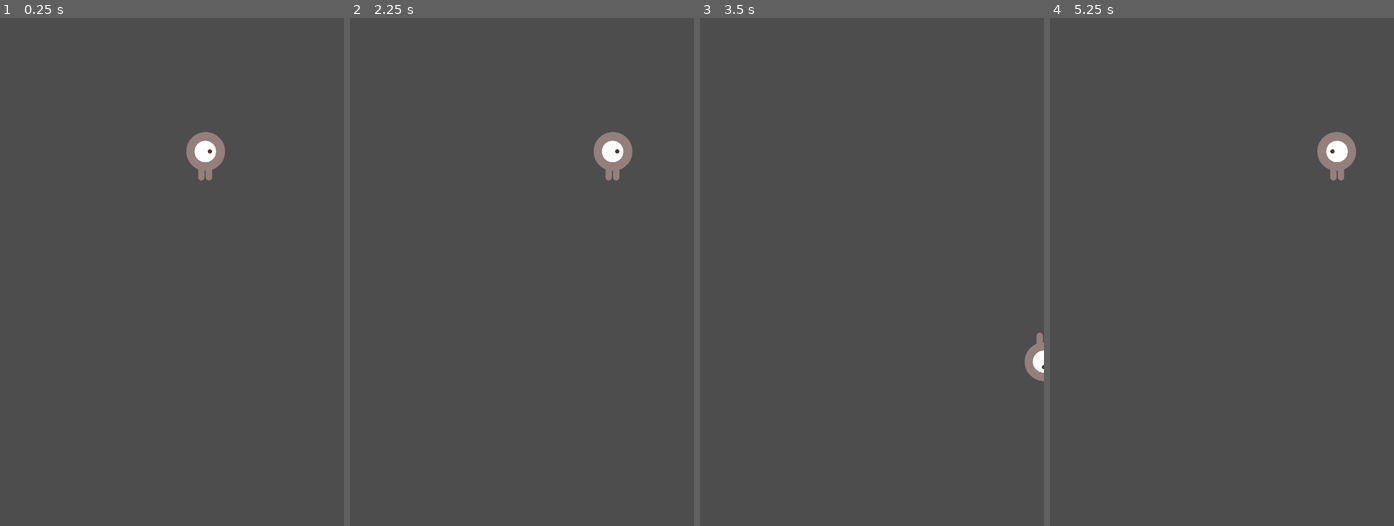
Above: before the commit, frames 1-4 (left to right).
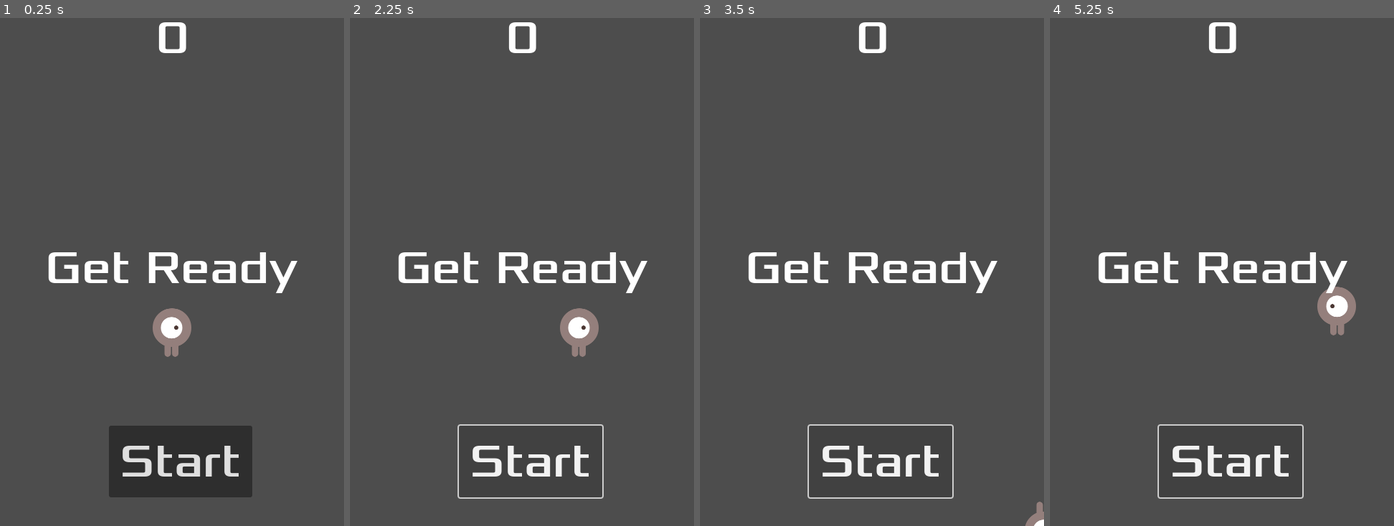
Above: after the commit, the same moments.

Repository: Fireteen69/1st-game
Game: Godot game, scene res://main.tscn
The game is run twice, just before and just after one commit, with the same random seed, the same clock (stepped at 60 frames per second) and the same inputs. Before the commit the project starts from res://player.tscn.
Inputs (mouse positions are in pixels of both pictures, inside the frame that each line leads up to):
- Up to frame 1 (0.25 s): no input
- Up to frame 2 (2.25 s): click (528, 459) at 0.5 s, where only the run after the commit has a clickable "Start"; click (528, 459) at 1.25 s, where only the run after the commit has a clickable "Start"; tap Enter at 2 s; hold Right (move_right) from 2.03 s (still down)
- Up to frame 3 (3.5 s): release Right (move_right) at 2.78 s; hold Down (move_down) from 2.78 s (still down)
- Up to frame 4 (5.25 s): release Down (move_down) at 3.53 s; hold Right (move_right) 3.53-4.28 s; tap Space at 4.25 s; hold Up (move_up) 4.28-5.03 s; hold Left (move_left) from 5.03 s (still down)

The runs differ from the first frame. In frame 1, 9.5% of the frame differs, in the area x 13-87%, y 0-95%; in frame 2, 4.8%; in frame 3, 3.8%; in frame 4, 4.8%.
Error after the commit: Invalid assignment of property or key 'progress_ratio' with value of type 'float' on a base object of type 'null instance'. (res://main.gd:36)

Commit message:
after 2 second timer it just stop

Diff:
--- /dev/null
+++ b/1st game/HUD.gd
@@ -0,0 +1,33 @@
+extends CanvasLayer
+signal start_game
+func show_message(text):
+	$Message.text = text
+	$Message.show()
+	$MessageTimer.start()
+func show_game_over():
+	show_message("Game Over")
+	# Wait until the MessageTimer has counted down.
+	await $MessageTimer.timeout
+
+	$Message.text = "Dodge the Creeps!"
+	$Message.show()
+	# Make a one-shot timer and wait for it to finish.
+	await get_tree().create_timer(1.0).timeout
+	$StartButton.show()
+func update_score(score):
+	$ScoreLabel.text = str(score)
+func _on_start_button_pressed():
+	$StartButton.hide()
+	start_game.emit()
+func _on_message_timer_timeout():
+	$Message.hide()
+
+
+# Called when the node enters the scene tree for the first time.
+func _ready():
+	pass # Replace with function body.
+
+
+# Called every frame. 'delta' is the elapsed time since the previous frame.
+func _process(delta):
+	pass
--- /dev/null
+++ b/1st game/hud.tscn
@@ -0,0 +1,60 @@
+[gd_scene load_steps=3 format=3 uid="uid://cpvp4e2mfnjjh"]
+
+[ext_resource type="Script" path="res://HUD.gd" id="1_x0nup"]
+[ext_resource type="FontFile" uid="uid://b1khhxx7lk02d" path="res://fonts/Xolonium-Regular.ttf" id="2_aveux"]
+
+[node name="HUD" type="CanvasLayer"]
+script = ExtResource("1_x0nup")
+
+[node name="ScoreLabel" type="Label" parent="."]
+anchors_preset = 5
+anchor_left = 0.5
+anchor_right = 0.5
+offset_left = -22.5
+offset_right = 22.5
+offset_bottom = 78.0
+grow_horizontal = 2
+theme_override_fonts/font = ExtResource("2_aveux")
+theme_override_font_sizes/font_size = 64
+text = "0"
+horizontal_alignment = 1
+vertical_alignment = 1
+
+[node name="Message" type="Label" parent="."]
+anchors_preset = 8
+anchor_left = 0.5
+anchor_top = 0.5
+anchor_right = 0.5
+anchor_bottom = 0.5
+offset_left = -240.0
+offset_top = -120.0
+offset_right = 240.0
+offset_bottom = 120.0
+grow_horizontal = 2
+grow_vertical = 2
+theme_override_fonts/font = ExtResource("2_aveux")
+theme_override_font_sizes/font_size = 64
+text = "Dodge The Creeps"
+horizontal_alignment = 1
+vertical_alignment = 1
+autowrap_mode = 2
+
+[node name="StartButton" type="Button" parent="."]
+anchors_preset = 7
+anchor_left = 0.5
+anchor_top = 1.0
+anchor_right = 0.5
+anchor_bottom = 1.0
+offset_left = -88.5
+offset_top = -140.0
+offset_right = 111.5
+offset_bottom = -40.0
+grow_horizontal = 2
+grow_vertical = 0
+theme_override_fonts/font = ExtResource("2_aveux")
+theme_override_font_sizes/font_size = 64
+text = "Start"
+
+[node name="MessageTimer" type="Timer" parent="."]
+wait_time = 2.0
+one_shot = true
--- a/1st game/main.gd
+++ b/1st game/main.gd
@@ -1,11 +1,64 @@
 extends Node
-
+@export var mob_scene: PackedScene
+var score
 
 # Called when the node enters the scene tree for the first time.
 func _ready():
-	pass # Replace with function body.
+	new_game()
+	$HUD.update_score(score)
+	$HUD.show_message("Get Ready")
 
 
 # Called every frame. 'delta' is the elapsed time since the previous frame.
 func _process(delta):
 	pass
+
+
+func _on_player_hit():
+	pass # Replace with function body.
+
+
+func game_over():
+	$ScoreTimer.stop()
+	$MobTimer.stop()
+	$HUD.show_game_over()
+func new_game():
+	score = 0
+	$Player.start($StartPosition.position)
+	$StartTimer.start()
+
+func _on_mob_timer_timeout():
+	# Create a new instance of the Mob scene.
+	var mob = mob_scene.instantiate()
+
+		# Choose a random location on Path2D.
+	var mob_spawn_location = $MobPath/MobSpawnLocation
+	mob_spawn_location.progress_ratio = randf()
+
+	# Set the mob's direction perpendicular to the path direction.
+	var direction = mob_spawn_location.rotation + PI / 2
+
+	# Set the mob's position to a random location.
+	mob.position = mob_spawn_location.position
+
+	# Add some randomness to the direction.
+	direction += randf_range(-PI / 4, PI / 4)
+	mob.rotation = direction
+
+	# Choose the velocity for the mob.
+	var velocity = Vector2(randf_range(150.0, 250.0), 0.0)
+	mob.linear_velocity = velocity.rotated(direction)
+
+	# Spawn the mob by adding it to the Main scene.
+	add_child(mob)
+
+
+func _on_score_timer_timeout():
+	$HUD.update_score(score)
+
+func _on_start_timer_timeout():
+	$MobTimer.start()
+	$ScoreTimer.start()
+
+func _on_hud_start_game():
+	pass # Replace with function body.
--- a/1st game/main.tscn
+++ b/1st game/main.tscn
@@ -1,8 +1,19 @@
-[gd_scene load_steps=2 format=3 uid="uid://bb5p68ricjojt"]
+[gd_scene load_steps=6 format=3 uid="uid://bb5p68ricjojt"]
 
 [ext_resource type="PackedScene" uid="uid://dx0dikfrq3rqs" path="res://player.tscn" id="1_ifqf8"]
+[ext_resource type="Script" path="res://main.gd" id="1_n47em"]
+[ext_resource type="PackedScene" uid="uid://b2t4c0q4n5lsg" path="res://mob.tscn" id="2_ow2wt"]
+[ext_resource type="PackedScene" uid="uid://cpvp4e2mfnjjh" path="res://hud.tscn" id="4_njt4g"]
+
+[sub_resource type="Curve2D" id="Curve2D_32684"]
+_data = {
+"points": PackedVector2Array(0, 0, 0, 0, -242, -453, 0, 0, 0, 0, 237, -448, 0, 0, 0, 0, 235, 268, 0, 0, 0, 0, -239, 266, 0, 0, 0, 0, -242, -453)
+}
+point_count = 5
 
 [node name="Main" type="Node"]
+script = ExtResource("1_n47em")
+mob_scene = ExtResource("2_ow2wt")
 
 [node name="Player" parent="." instance=ExtResource("1_ifqf8")]
 
@@ -16,3 +27,18 @@
 
 [node name="StartPosition" type="Marker2D" parent="."]
 position = Vector2(240, 450)
+
+[node name="MobPath" type="Path2D" parent="StartPosition"]
+curve = SubResource("Curve2D_32684")
+
+[node name="MobSpawnLocation" type="PathFollow2D" parent="StartPosition/MobPath"]
+position = Vector2(-242, -453)
+rotation = 0.010438
+
+[node name="HUD" parent="." instance=ExtResource("4_njt4g")]
+
+[connection signal="hit" from="Player" to="." method="game_over"]
+[connection signal="timeout" from="MobTimer" to="." method="_on_mob_timer_timeout"]
+[connection signal="timeout" from="ScoreTimer" to="." method="_on_score_timer_timeout"]
+[connection signal="timeout" from="StartTimer" to="." method="_on_start_timer_timeout"]
+[connection signal="start_game" from="HUD" to="." method="_on_hud_start_game"]
--- a/1st game/player.gd
+++ b/1st game/player.gd
@@ -1,9 +1,12 @@
 extends Area2D
 @export var speed = 400 #how fast the player will move
 var screen_size
+signal hit
 
-
-
+func start(pos):
+	position = pos
+	show()
+	$CollisionShape2D.set_deferred("disabled", false)
 # Called when the node enters the scene tree for the first time.
 func _ready() -> void:
 	screen_size = get_viewport_rect().size
--- a/1st game/project.godot
+++ b/1st game/project.godot
@@ -11,7 +11,7 @@
 [application]
 
 config/name="1st game"
-run/main_scene="res://player.tscn"
+run/main_scene="res://main.tscn"
 config/features=PackedStringArray("4.2", "Forward Plus")
 config/icon="res://icon.svg"
 
